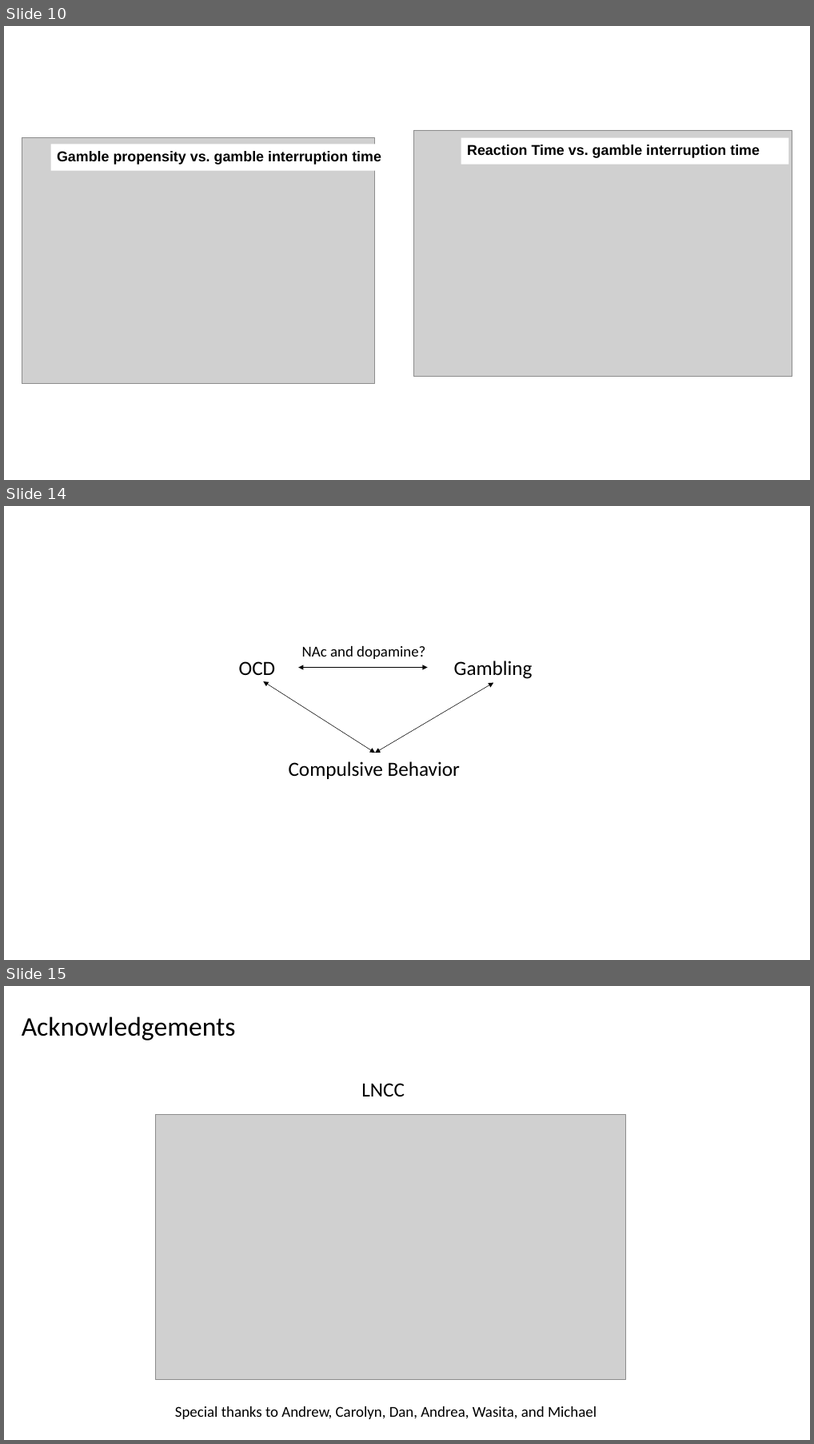
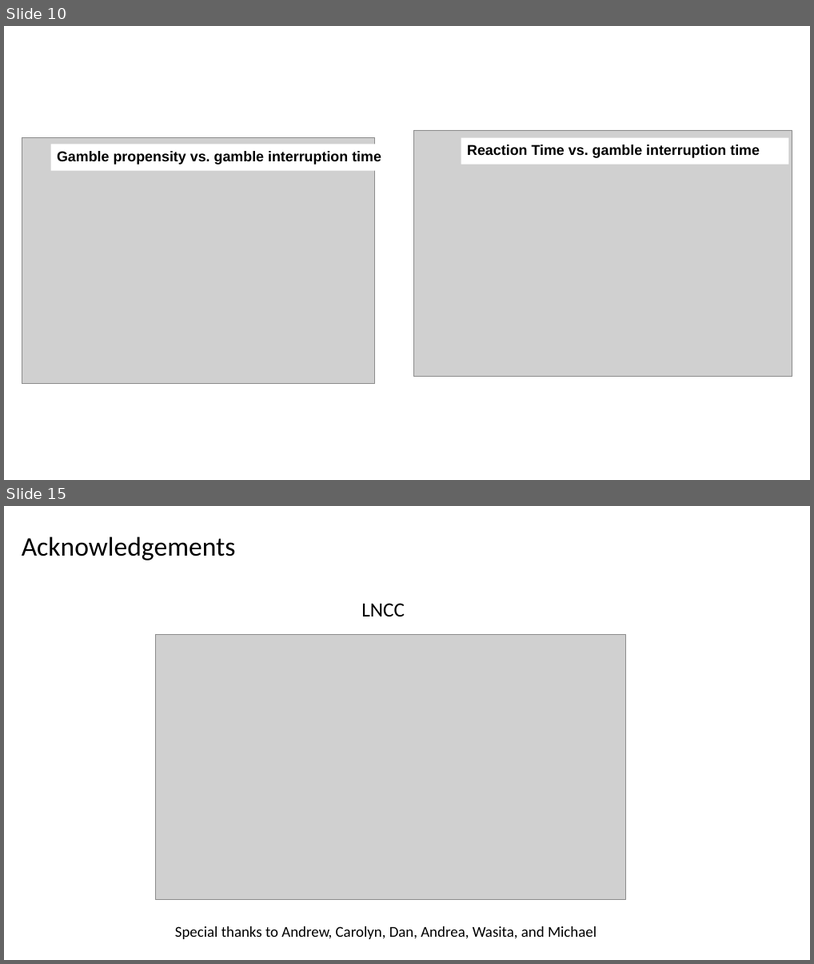
Before and after one commit to gpagnier/rampAnalysis, a slide deck: BortonLabMeeting12.7.pptx. Shown one above the other, each under a label of ours: slides 10, 14 and 15 before the commit, slides 10 and 15 after it; the slides between them are not shown. The pictures are 814x1444 and 814x964 pixels, drawn with LibreOffice and Linux fonts; fonts in the diff are those of the drawing; grey boxes stand for pictures. Boxes give left, top, right and bottom in pixels: in the first picture for what was removed or moved away, otherwise in the second. Text is boxed around its words. In the diff, an @@ line names an element or a change of style, - is before the commit and + after.

```diff
--- a/BortonLabMeeting12.7.pptx
+++ b/BortonLabMeeting12.7.pptx
@@ slide 14 removed at [4,506,810,960], background #FFFFFF @@
@@ text removed at [302,646,426,659] @@
-NAc and dopamine?
@@ text removed at [239,661,276,675] @@
-OCD
@@ double arrow removed from (428, 668) to (298, 668) @@
@@ text removed at [454,660,533,679] @@
-Gambling
@@ double arrow removed from (375, 753) to (263, 681) @@
@@ double arrow removed from (375, 753) to (494, 683) @@
@@ text removed at [289,761,460,779] @@
-Compulsive Behavior
```
Also in this commit, not shown: 3 slides changed, 1 slide added.
